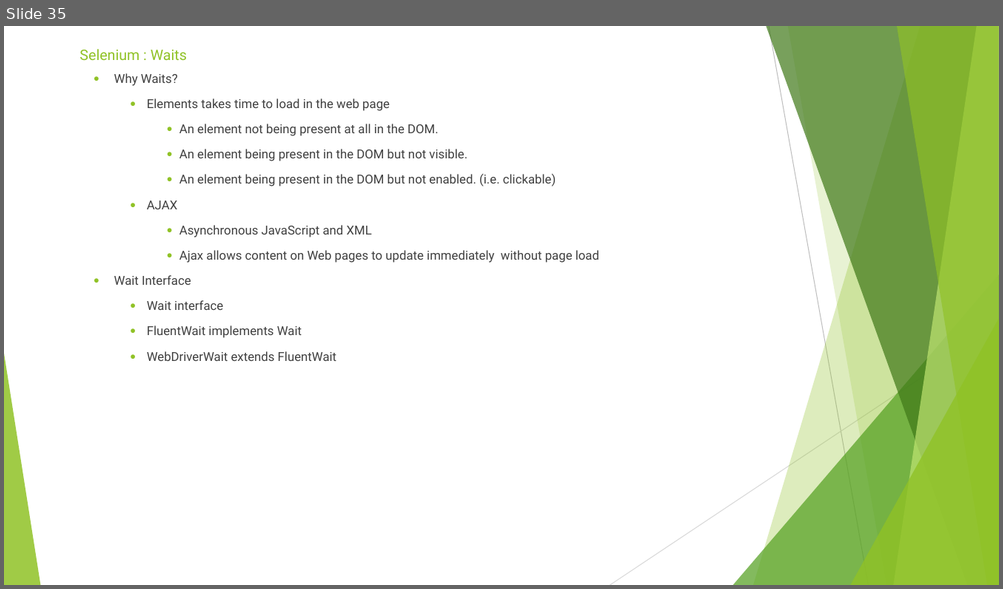
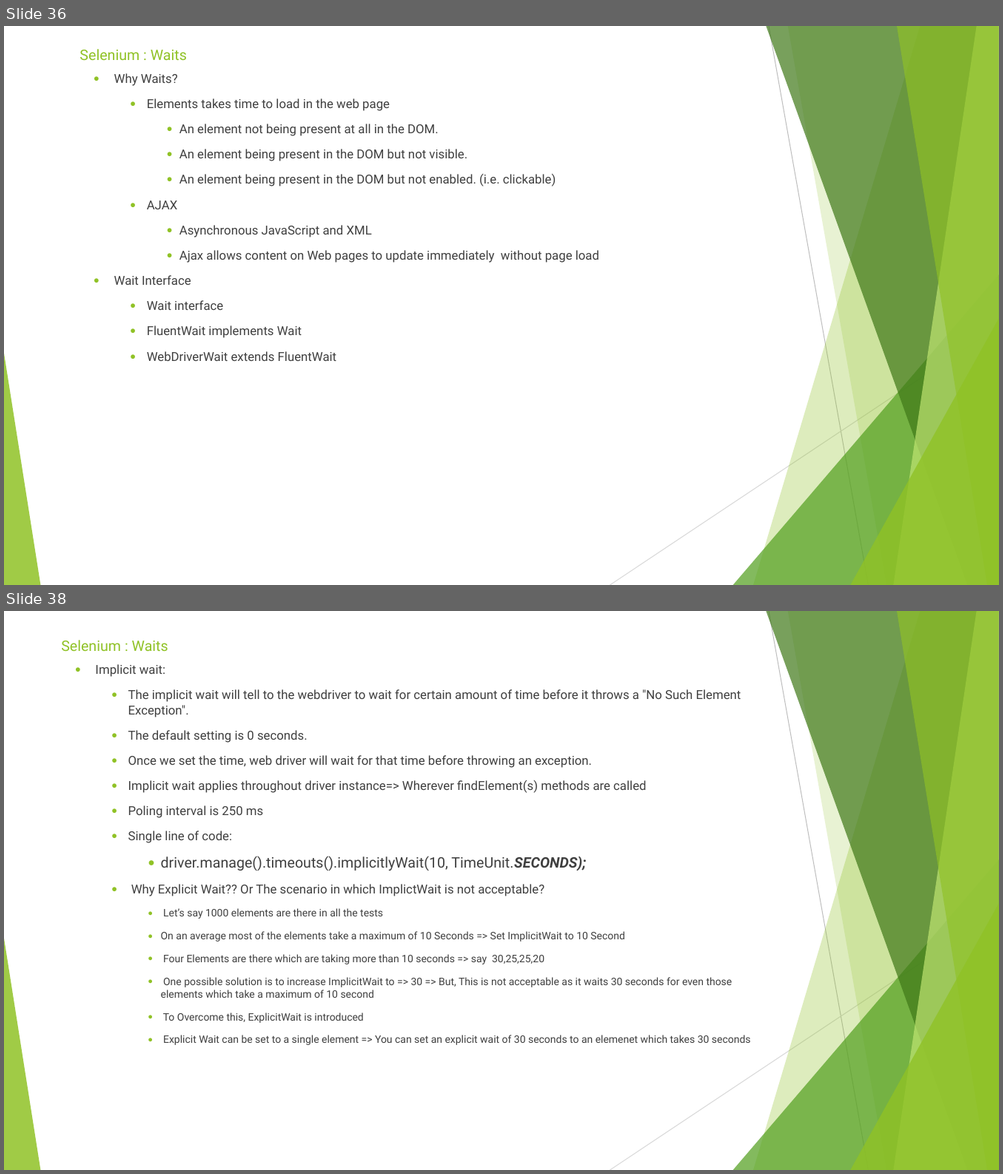
Before and after one commit to sidissir/mk-selenium-training, a slide deck: SeleniumPPT.pptx. Shown one above the other, each under a label of ours: slide 35 before the commit, slides 36 and 38 after it; the slides between them are not shown. The pictures are 1003x589 and 1003x1174 pixels, drawn with LibreOffice and Linux fonts; fonts in the diff are those of the drawing. Boxes give left, top, right and bottom in pixels: in the first picture for what was removed or moved away, otherwise in the second. Text is boxed around its words. In the diff, an @@ line names an element or a change of style, - is before the commit and + after.

Commit message:
Waits

```diff
--- a/SeleniumPPT.pptx
+++ b/SeleniumPPT.pptx
@@ slide 38 added at (x1=4, y1=611, x2=999, y2=1170), background #FFFFFF; not listed: 10 template elements that a slide beside it also shows @@
@@ title added at (x1=61, y1=640, x2=168, y2=651), 14 pt, text #90C226 @@
+Selenium : Waits
@@ text added at (x1=95, y1=664, x2=751, y2=1045), 10 pt, text #3F3F3F @@
+● Implicit wait:
+  ● The implicit wait will tell to the webdriver to wait for certain amount of time before it throws a "No Such Element Exception".
+  ● The default setting is 0 seconds.
+  ● Once we set the time, web driver will wait for that time before throwing an exception.
+  ● Implicit wait applies throughout driver instance=> Wherever findElement(s) methods are called
+  ● Poling interval is 250 ms
+  ● Single line of code:
+    ● driver.manage().timeouts().implicitlyWait(10, TimeUnit.SECONDS);
+  ● Why Explicit Wait?? Or The scenario in which ImplictWait is not acceptable?
+    ● Let’s say 1000 elements are there in all the tests
+    ● On an average most of the elements take a maximum of 10 Seconds => Set ImplicitWait to 10 Second
+    ● Four Elements are there which are taking more than 10 seconds => say 30,25,25,20
+    ● One possible solution is to increase ImplicitWait to => 30 => But, This is not acceptable as it waits 30 seconds for even those elements which take a maximum of 10 second
+    ● To Overcome this, ExplicitWait is introduced
+    ● Explicit Wait can be set to a single element => You can set an explicit wait of 30 seconds to an elemenet which takes 30 seconds
@@ what was slide 35 is now slide 36 @@
```
Also in this commit, not shown: 2 slides changed, 2 other slides added, 1 slide removed, 6 other files.
